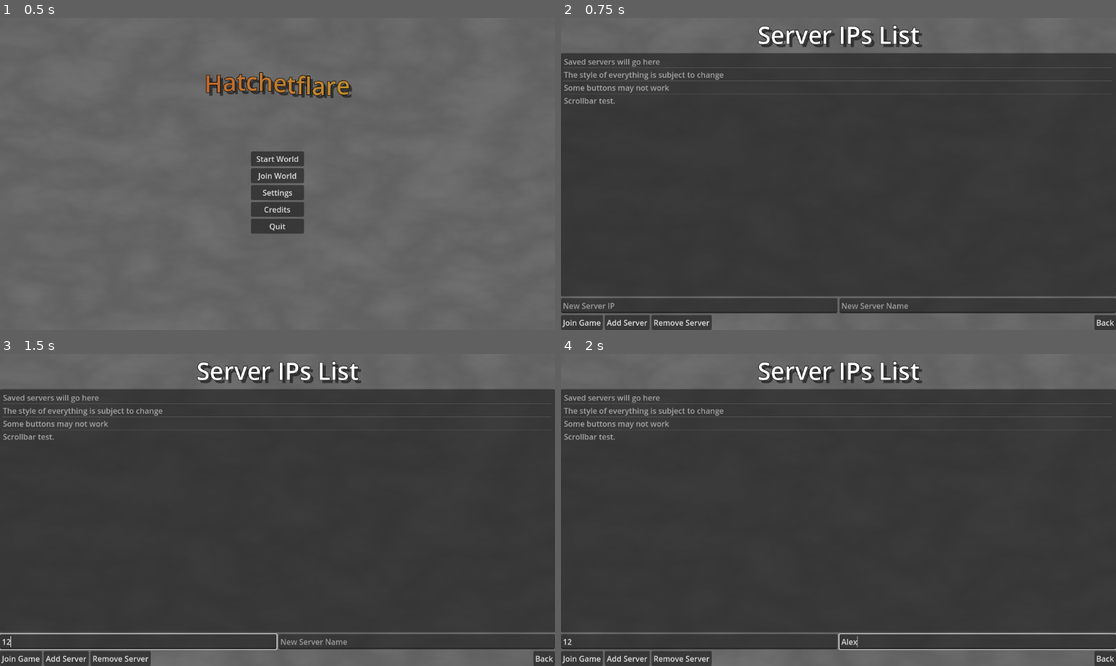
Above: before the commit, frames 1-4 (two rows, left to right).
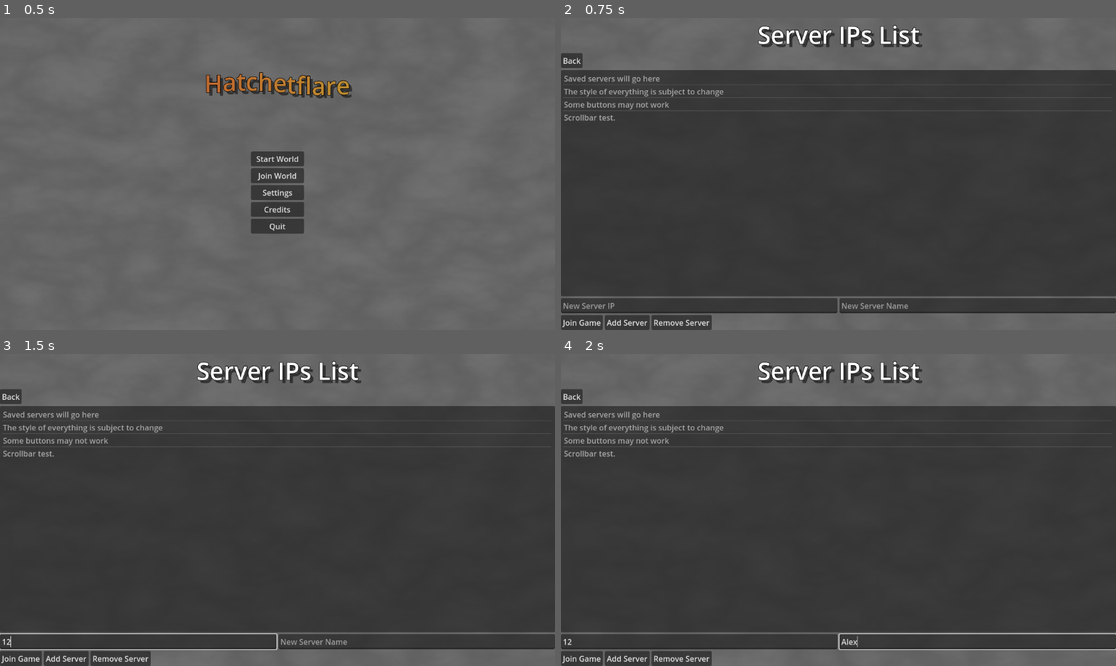
Above: after the commit, the same moments.

Repository: pixerhp/Hatchetflair
Game: Godot game, scene res://scenes/main_menu.tscn
Same seed, same stepped clock (60 frames per second), same inputs: the game is played once before the commit and once after it.
Inputs (mouse positions are in pixels of both pictures, inside the frame that each line leads up to):
- Up to frame 1 (0.5 s): no input
- Up to frame 2 (0.75 s): click "Join World" at 0.5 s
- Up to frame 3 (1.5 s): click (138, 641) at 1.27 s; type "12" at 1.35 s
- Up to frame 4 (2 s): click (977, 641) at 1.5 s; type "Alex" at 1.58 s

Frame 1 is identical in both runs. In frame 2, 6.7% of the frame differs, in the area x 0-100%, y 11-100%; in frame 3, 6.7%; in frame 4, 6.7%.

Commit message:
Moved some back-buttons
I also renamed certain nodes.

Diff:
--- a/scenes/main_menu.tscn
+++ b/scenes/main_menu.tscn
@@ -48,19 +48,19 @@
 grow_horizontal = 2
 grow_vertical = 2
 
-[node name="MainButtons" type="VBoxContainer" parent="Menus/TitleScreen"]
-layout_mode = 1
-anchors_preset = 15
-anchor_right = 1.0
-anchor_bottom = 1.0
-grow_horizontal = 2
-grow_vertical = 2
-
-[node name="Spacer" type="Control" parent="Menus/TitleScreen/MainButtons"]
+[node name="TitlescreenButtons" type="VBoxContainer" parent="Menus/TitleScreen"]
+layout_mode = 1
+anchors_preset = 15
+anchor_right = 1.0
+anchor_bottom = 1.0
+grow_horizontal = 2
+grow_vertical = 2
+
+[node name="Spacer" type="Control" parent="Menus/TitleScreen/TitlescreenButtons"]
 layout_mode = 2
 size_flags_vertical = 3
 
-[node name="Title" type="RichTextLabel" parent="Menus/TitleScreen/MainButtons"]
+[node name="Title" type="RichTextLabel" parent="Menus/TitleScreen/TitlescreenButtons"]
 layout_mode = 2
 theme_override_colors/font_shadow_color = Color(0, 0, 0, 0.501961)
 theme_override_colors/font_outline_color = Color(0, 0, 0, 1)
@@ -73,46 +73,46 @@
 fit_content = true
 autowrap_mode = 0
 
-[node name="Spacer2" type="Control" parent="Menus/TitleScreen/MainButtons"]
+[node name="Spacer2" type="Control" parent="Menus/TitleScreen/TitlescreenButtons"]
 layout_mode = 2
 size_flags_vertical = 3
 
-[node name="StartWorld" type="Button" parent="Menus/TitleScreen/MainButtons"]
+[node name="StartWorld" type="Button" parent="Menus/TitleScreen/TitlescreenButtons"]
 custom_minimum_size = Vector2(110, 0)
 layout_mode = 2
 size_flags_horizontal = 4
 text = "Start World"
 
-[node name="JoinWorld" type="Button" parent="Menus/TitleScreen/MainButtons"]
+[node name="JoinWorld" type="Button" parent="Menus/TitleScreen/TitlescreenButtons"]
 custom_minimum_size = Vector2(110, 0)
 layout_mode = 2
 size_flags_horizontal = 4
 text = "Join World"
 
-[node name="Settings" type="Button" parent="Menus/TitleScreen/MainButtons"]
+[node name="Settings" type="Button" parent="Menus/TitleScreen/TitlescreenButtons"]
 custom_minimum_size = Vector2(110, 0)
 layout_mode = 2
 size_flags_horizontal = 4
 text = "Settings"
 
-[node name="Credits" type="Button" parent="Menus/TitleScreen/MainButtons"]
+[node name="Credits" type="Button" parent="Menus/TitleScreen/TitlescreenButtons"]
 custom_minimum_size = Vector2(110, 0)
 layout_mode = 2
 size_flags_horizontal = 4
 text = "Credits"
 
-[node name="Quit" type="Button" parent="Menus/TitleScreen/MainButtons"]
+[node name="Quit" type="Button" parent="Menus/TitleScreen/TitlescreenButtons"]
 custom_minimum_size = Vector2(110, 0)
 layout_mode = 2
 size_flags_horizontal = 4
 text = "Quit"
 
-[node name="Spacer3" type="Control" parent="Menus/TitleScreen/MainButtons"]
+[node name="Spacer3" type="Control" parent="Menus/TitleScreen/TitlescreenButtons"]
 layout_mode = 2
 size_flags_vertical = 3
 size_flags_stretch_ratio = 2.0
 
-[node name="WorldScreen" type="Control" parent="Menus"]
+[node name="WorldsScreen" type="Control" parent="Menus"]
 visible = false
 layout_mode = 1
 anchors_preset = 15
@@ -121,15 +121,15 @@
 grow_horizontal = 2
 grow_vertical = 2
 
-[node name="WorldSelect" type="VBoxContainer" parent="Menus/WorldScreen"]
-layout_mode = 1
-anchors_preset = 15
-anchor_right = 1.0
-anchor_bottom = 1.0
-grow_horizontal = 2
-grow_vertical = 2
-
-[node name="Title" type="RichTextLabel" parent="Menus/WorldScreen/WorldSelect"]
+[node name="WorldSelect" type="VBoxContainer" parent="Menus/WorldsScreen"]
+layout_mode = 1
+anchors_preset = 15
+anchor_right = 1.0
+anchor_bottom = 1.0
+grow_horizontal = 2
+grow_vertical = 2
+
+[node name="Title" type="RichTextLabel" parent="Menus/WorldsScreen/WorldSelect"]
 layout_mode = 2
 theme_override_colors/font_shadow_color = Color(0, 0, 0, 0.501961)
 theme_override_colors/font_outline_color = Color(0, 0, 0, 1)
@@ -142,7 +142,15 @@
 fit_content = true
 autowrap_mode = 0
 
-[node name="Worlds" type="ItemList" parent="Menus/WorldScreen/WorldSelect"]
+[node name="Buttons" type="HBoxContainer" parent="Menus/WorldsScreen/WorldSelect"]
+layout_mode = 2
+
+[node name="Back" type="Button" parent="Menus/WorldsScreen/WorldSelect/Buttons"]
+layout_mode = 2
+size_flags_horizontal = 0
+text = "Back"
+
+[node name="Worlds" type="ItemList" parent="Menus/WorldsScreen/WorldSelect"]
 custom_minimum_size = Vector2(500, 100)
 layout_mode = 2
 size_flags_vertical = 3
@@ -152,71 +160,74 @@
 item_2/text = "Some buttons may not work"
 item_3/text = "(Theoretically this list should have a scrollbar if it has enough items)"
 
-[node name="Toggles" type="HBoxContainer" parent="Menus/WorldScreen/WorldSelect"]
-layout_mode = 2
-
-[node name="AllowPlayers" type="CheckButton" parent="Menus/WorldScreen/WorldSelect/Toggles"]
+[node name="Toggles" type="HBoxContainer" parent="Menus/WorldsScreen/WorldSelect"]
+layout_mode = 2
+
+[node name="AllowPlayers" type="CheckButton" parent="Menus/WorldsScreen/WorldSelect/Toggles"]
 layout_mode = 2
 text = "Multiplayer"
 
-[node name="AsServer" type="CheckButton" parent="Menus/WorldScreen/WorldSelect/Toggles"]
+[node name="AsServer" type="CheckButton" parent="Menus/WorldsScreen/WorldSelect/Toggles"]
 layout_mode = 2
 disabled = true
 text = "Host without playing"
 
-[node name="Buttons" type="HBoxContainer" parent="Menus/WorldScreen/WorldSelect"]
-layout_mode = 2
-
-[node name="Play" type="Button" parent="Menus/WorldScreen/WorldSelect/Buttons"]
+[node name="Buttons2" type="HBoxContainer" parent="Menus/WorldsScreen/WorldSelect"]
+layout_mode = 2
+
+[node name="Play" type="Button" parent="Menus/WorldsScreen/WorldSelect/Buttons2"]
 layout_mode = 2
 text = "Play"
 
-[node name="NewWorld" type="Button" parent="Menus/WorldScreen/WorldSelect/Buttons"]
+[node name="NewWorld" type="Button" parent="Menus/WorldsScreen/WorldSelect/Buttons2"]
 layout_mode = 2
 text = "New World"
 
-[node name="DeleteWorld" type="Button" parent="Menus/WorldScreen/WorldSelect/Buttons"]
+[node name="DeleteWorld" type="Button" parent="Menus/WorldsScreen/WorldSelect/Buttons2"]
 layout_mode = 2
 text = "Delete World"
 
-[node name="Control" type="Control" parent="Menus/WorldScreen/WorldSelect/Buttons"]
+[node name="Control" type="Control" parent="Menus/WorldsScreen/WorldSelect/Buttons2"]
 layout_mode = 2
 size_flags_horizontal = 3
 
-[node name="Back" type="Button" parent="Menus/WorldScreen/WorldSelect/Buttons"]
+[node name="MultiplayerScreen" type="Control" parent="Menus"]
+visible = false
+layout_mode = 1
+anchors_preset = 15
+anchor_right = 1.0
+anchor_bottom = 1.0
+grow_horizontal = 2
+grow_vertical = 2
+
+[node name="Multiplayer" type="VBoxContainer" parent="Menus/MultiplayerScreen"]
+layout_mode = 1
+anchors_preset = 15
+anchor_right = 1.0
+anchor_bottom = 1.0
+grow_horizontal = 2
+grow_vertical = 2
+
+[node name="Title" type="RichTextLabel" parent="Menus/MultiplayerScreen/Multiplayer"]
+layout_mode = 2
+theme_override_colors/font_shadow_color = Color(0, 0, 0, 0.501961)
+theme_override_colors/font_outline_color = Color(0, 0, 0, 1)
+theme_override_constants/shadow_offset_x = 6
+theme_override_constants/shadow_offset_y = 6
+theme_override_constants/outline_size = 4
+theme_override_font_sizes/normal_font_size = 50
+bbcode_enabled = true
+text = "[center]Server IPs List[/center]"
+fit_content = true
+autowrap_mode = 0
+
+[node name="Buttons" type="HBoxContainer" parent="Menus/MultiplayerScreen/Multiplayer"]
+layout_mode = 2
+
+[node name="Back" type="Button" parent="Menus/MultiplayerScreen/Multiplayer/Buttons"]
 layout_mode = 2
 size_flags_horizontal = 0
 text = "Back"
-
-[node name="MultiplayerScreen" type="Control" parent="Menus"]
-visible = false
-layout_mode = 1
-anchors_preset = 15
-anchor_right = 1.0
-anchor_bottom = 1.0
-grow_horizontal = 2
-grow_vertical = 2
-
-[node name="Multiplayer" type="VBoxContainer" parent="Menus/MultiplayerScreen"]
-layout_mode = 1
-anchors_preset = 15
-anchor_right = 1.0
-anchor_bottom = 1.0
-grow_horizontal = 2
-grow_vertical = 2
-
-[node name="Title" type="RichTextLabel" parent="Menus/MultiplayerScreen/Multiplayer"]
-layout_mode = 2
-theme_override_colors/font_shadow_color = Color(0, 0, 0, 0.501961)
-theme_override_colors/font_outline_color = Color(0, 0, 0, 1)
-theme_override_constants/shadow_offset_x = 6
-theme_override_constants/shadow_offset_y = 6
-theme_override_constants/outline_size = 4
-theme_override_font_sizes/normal_font_size = 50
-bbcode_enabled = true
-text = "[center]Server IPs List[/center]"
-fit_content = true
-autowrap_mode = 0
 
 [node name="SavedServersList" type="ItemList" parent="Menus/MultiplayerScreen/Multiplayer"]
 custom_minimum_size = Vector2(500, 100)
@@ -241,29 +252,24 @@
 size_flags_horizontal = 3
 placeholder_text = "New Server Name"
 
-[node name="Buttons" type="HBoxContainer" parent="Menus/MultiplayerScreen/Multiplayer"]
-layout_mode = 2
-
-[node name="JoinGame" type="Button" parent="Menus/MultiplayerScreen/Multiplayer/Buttons"]
+[node name="Buttons2" type="HBoxContainer" parent="Menus/MultiplayerScreen/Multiplayer"]
+layout_mode = 2
+
+[node name="JoinGame" type="Button" parent="Menus/MultiplayerScreen/Multiplayer/Buttons2"]
 layout_mode = 2
 text = "Join Game"
 
-[node name="AddServer" type="Button" parent="Menus/MultiplayerScreen/Multiplayer/Buttons"]
+[node name="AddServer" type="Button" parent="Menus/MultiplayerScreen/Multiplayer/Buttons2"]
 layout_mode = 2
 text = "Add Server"
 
-[node name="RemoveServer" type="Button" parent="Menus/MultiplayerScreen/Multiplayer/Buttons"]
+[node name="RemoveServer" type="Button" parent="Menus/MultiplayerScreen/Multiplayer/Buttons2"]
 layout_mode = 2
 text = "Remove Server"
 
-[node name="Control" type="Control" parent="Menus/MultiplayerScreen/Multiplayer/Buttons"]
+[node name="Control" type="Control" parent="Menus/MultiplayerScreen/Multiplayer/Buttons2"]
 layout_mode = 2
 size_flags_horizontal = 3
-
-[node name="Back" type="Button" parent="Menus/MultiplayerScreen/Multiplayer/Buttons"]
-layout_mode = 2
-size_flags_horizontal = 0
-text = "Back"
 
 [node name="SettingsScreen" type="Control" parent="Menus"]
 visible = false
@@ -441,16 +447,16 @@
 grow_vertical = 2
 text = "Back"
 
-[connection signal="pressed" from="Menus/TitleScreen/MainButtons/StartWorld" to="." method="open_screen" binds= ["WorldScreen"]]
-[connection signal="pressed" from="Menus/TitleScreen/MainButtons/JoinWorld" to="." method="open_screen" binds= ["MultiplayerScreen"]]
-[connection signal="pressed" from="Menus/TitleScreen/MainButtons/Settings" to="." method="open_screen" binds= ["SettingsScreen"]]
-[connection signal="pressed" from="Menus/TitleScreen/MainButtons/Credits" to="." method="open_screen" binds= ["CreditsScreen"]]
-[connection signal="pressed" from="Menus/TitleScreen/MainButtons/Quit" to="." method="quit"]
-[connection signal="toggled" from="Menus/WorldScreen/WorldSelect/Toggles/AllowPlayers" to="." method="toggle_multiplayer_joining"]
-[connection signal="pressed" from="Menus/WorldScreen/WorldSelect/Buttons/Play" to="." method="start_game" binds= [true]]
-[connection signal="pressed" from="Menus/WorldScreen/WorldSelect/Buttons/Back" to="." method="open_screen" binds= ["TitleScreen"]]
-[connection signal="pressed" from="Menus/MultiplayerScreen/Multiplayer/Buttons/JoinGame" to="." method="start_game" binds= [false]]
+[connection signal="pressed" from="Menus/TitleScreen/TitlescreenButtons/StartWorld" to="." method="open_screen" binds= ["WorldsScreen"]]
+[connection signal="pressed" from="Menus/TitleScreen/TitlescreenButtons/JoinWorld" to="." method="open_screen" binds= ["MultiplayerScreen"]]
+[connection signal="pressed" from="Menus/TitleScreen/TitlescreenButtons/Settings" to="." method="open_screen" binds= ["SettingsScreen"]]
+[connection signal="pressed" from="Menus/TitleScreen/TitlescreenButtons/Credits" to="." method="open_screen" binds= ["CreditsScreen"]]
+[connection signal="pressed" from="Menus/TitleScreen/TitlescreenButtons/Quit" to="." method="quit"]
+[connection signal="pressed" from="Menus/WorldsScreen/WorldSelect/Buttons/Back" to="." method="open_screen" binds= ["TitleScreen"]]
+[connection signal="toggled" from="Menus/WorldsScreen/WorldSelect/Toggles/AllowPlayers" to="." method="toggle_multiplayer_joining"]
+[connection signal="pressed" from="Menus/WorldsScreen/WorldSelect/Buttons2/Play" to="." method="start_game"]
 [connection signal="pressed" from="Menus/MultiplayerScreen/Multiplayer/Buttons/Back" to="." method="open_screen" binds= ["TitleScreen"]]
+[connection signal="pressed" from="Menus/MultiplayerScreen/Multiplayer/Buttons2/JoinGame" to="." method="start_game"]
 [connection signal="pressed" from="Menus/SettingsScreen/SettingsButtons/Back" to="." method="open_screen" binds= ["TitleScreen"]]
 [connection signal="pressed" from="Menus/CreditsScreen/Back" to="." method="open_screen" binds= ["TitleScreen"]]
 [connection signal="pressed" from="Menus/NetworkInfoOverlay/BackButton" to="." method="network_status_update" binds= ["Pressed back button", false, false]]
